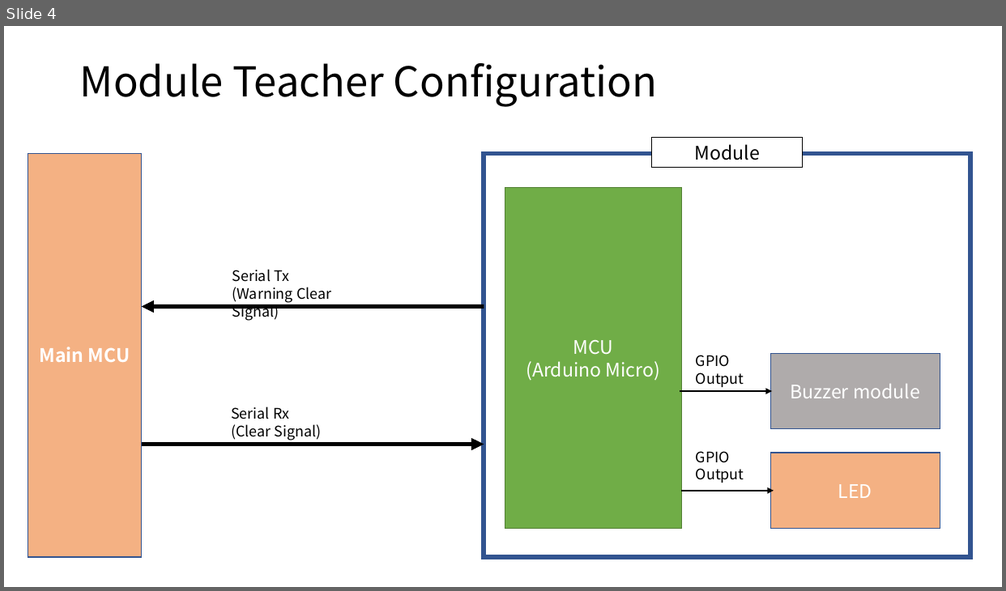
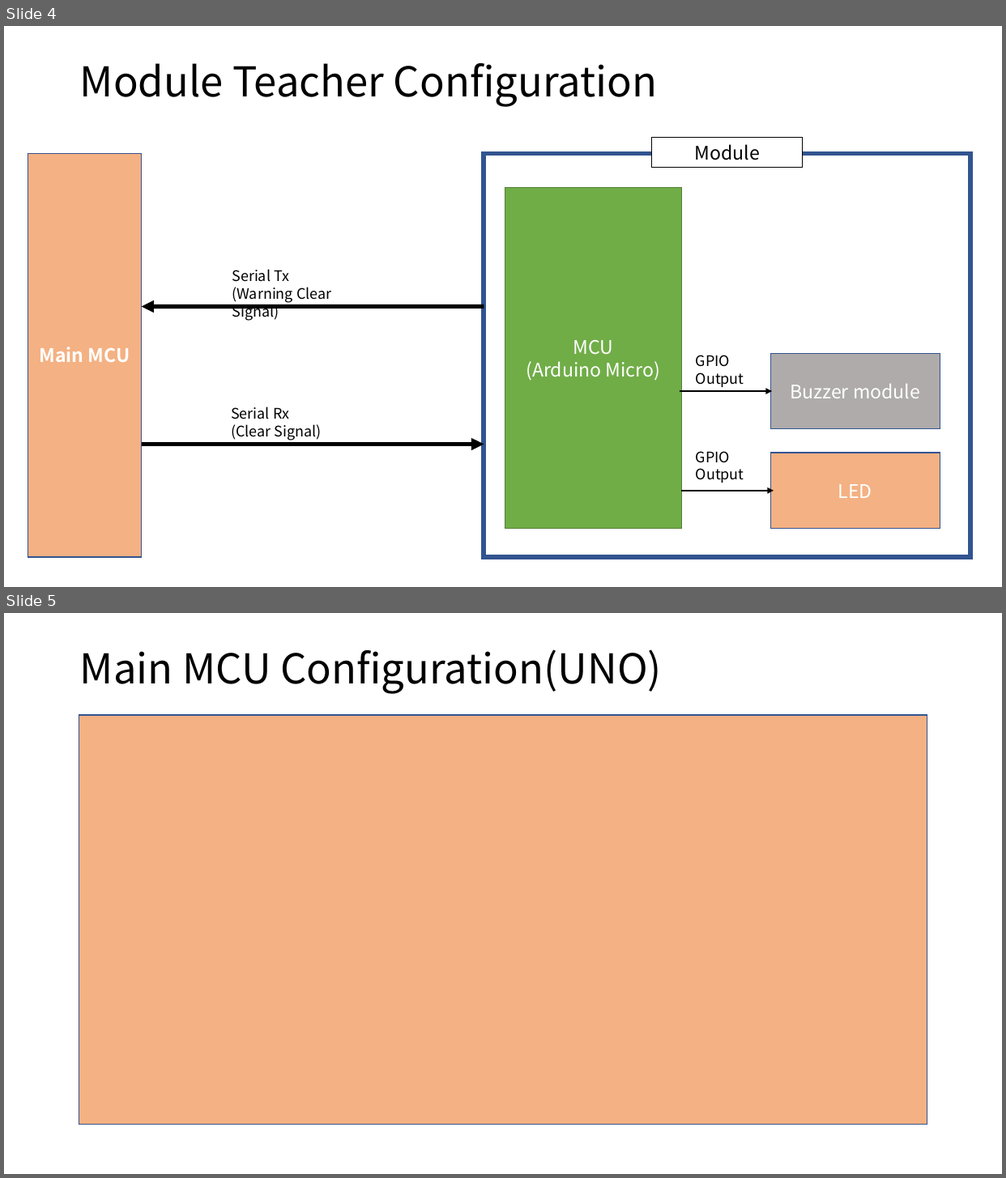
Before and after one commit to kimkyowon/Physical_Computing_Final, a slide deck: Physical_Computing/Documents/Physical Computing.pptx. Shown one above the other, each under a label of ours: slide 4 before the commit, slides 4 and 5 after it. The pictures are 1006x591 and 1006x1178 pixels, drawn with LibreOffice and Linux fonts; fonts in the diff are those of the drawing. Boxes give left, top, right and bottom in pixels: in the first picture for what was removed or moved away, otherwise in the second. Text is boxed around its words. In the diff, an @@ line names an element or a change of style, - is before the commit and + after.

```diff
--- a/Physical_Computing/Documents/Physical Computing.pptx
+++ b/Physical_Computing/Documents/Physical Computing.pptx
@@ slide 5 added at bbox=[4, 613, 1002, 1174], background #FFFFFF @@
@@ title added at bbox=[80, 649, 662, 694], 39.6 pt, text #000000 @@
+Main MCU Configuration(UNO)
@@ rectangle added at bbox=[79, 715, 927, 1124], fill #F4B183, outline #325491 1 pt @@
```
Also in this commit, not shown: 1 slide changed, 2 other files.
